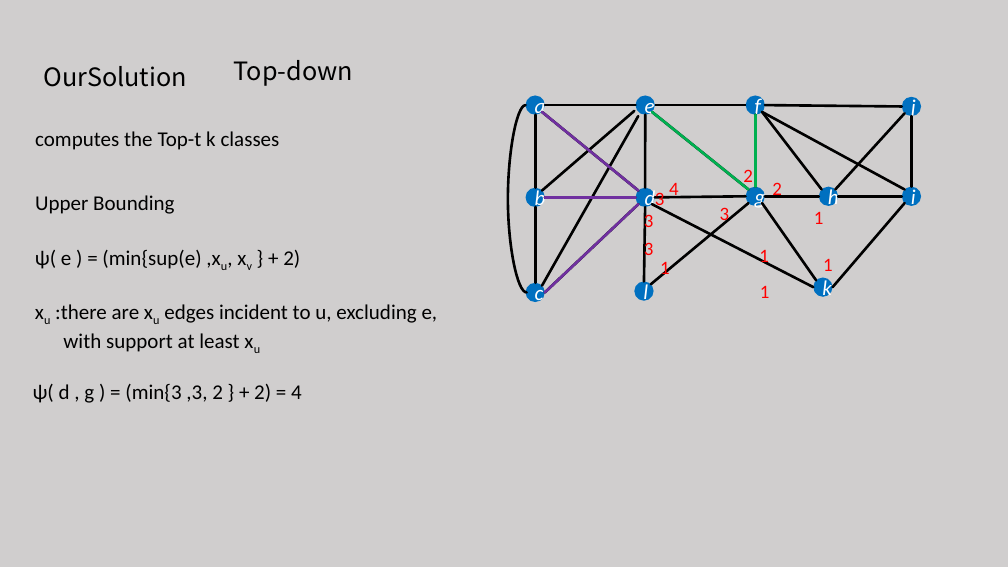
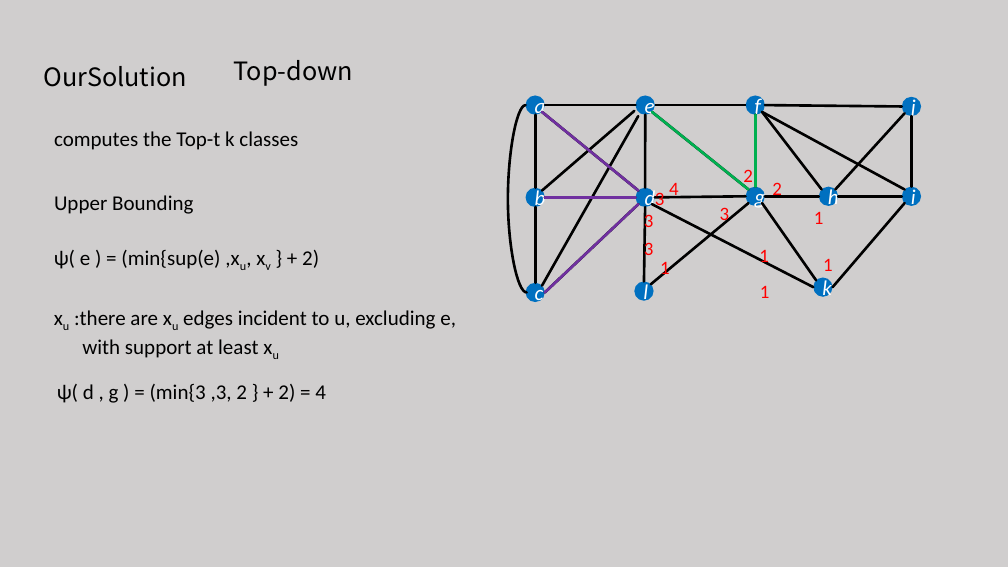
Before and after one commit to tianzhuwei/PPT, a slide deck: slide 18 of 魏天柱--Truss decomposition in massive networks .pptx (slide 19 before the commit). Drawn at 1008x567 pixels with LibreOffice and Linux fonts; fonts in the diff are those of the drawing. Boxes give left, top, right and bottom in pixels: in the first picture for what was removed or moved away, otherwise in the second. Text is boxed around its words. In the diff, an @@ line names an element or a change of style, - is before the commit and + after.

```diff
--- a/魏天柱--Truss decomposition in massive networks .pptx
+++ b/魏天柱--Truss decomposition in massive networks .pptx
@@ 3 texts: place and size @@
-3 texts at (35,131,300,269)
+3 texts at (54,131,319,269)
@@ text "xu :there are xu edges ...": place and size @@
-text "xu :there are xu edges ..." at (55,304,438,352)
+text "xu :there are xu edges ..." at (74,310,456,358)
@@ text "ψ( d , g ) ...": place and size @@
-text "ψ( d , g ) ..." at (33,384,302,403)
+text "ψ( d , g ) ..." at (57,384,326,403)
```
Also in this commit, not shown: 11 other slides changed, 1 slide added, 1 slide removed.
